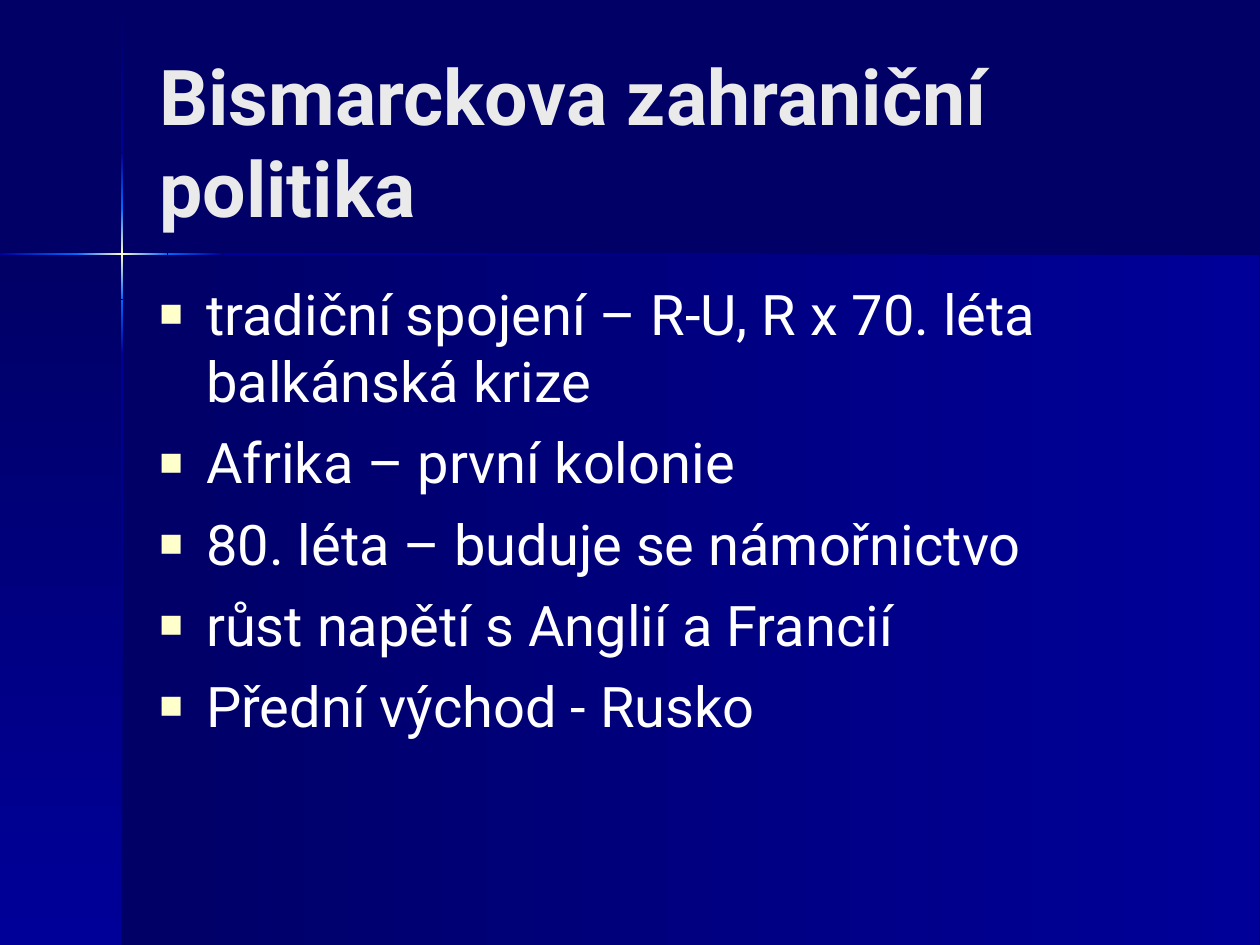
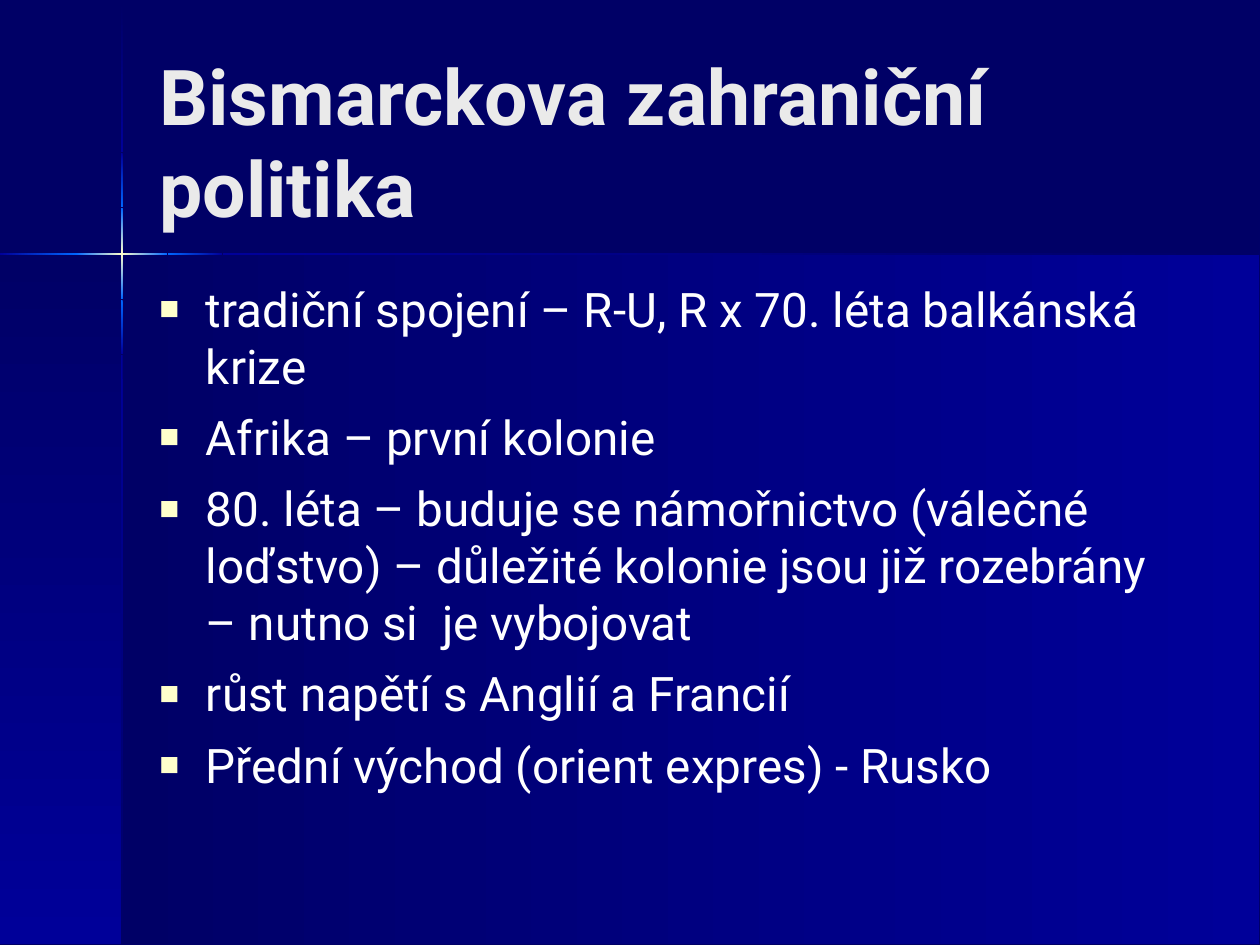
Before and after one commit to JiriKalvoda/zapisky, a slide deck: slide 21 of d/12-MezinarodniVztahy.ppt. Drawn at 1260x945 pixels with LibreOffice and Linux fonts; fonts in the diff are those of the drawing. Boxes give left, top, right and bottom in pixels: in the first picture for what was removed or moved away, otherwise in the second. Text is boxed around its words. In the diff, an @@ line names an element or a change of style, - is before the commit and + after.

```diff
--- a/d/12-MezinarodniVztahy.ppt
+++ b/d/12-MezinarodniVztahy.ppt
@@ freeform shape at [0,255,121,945]: outline redrawn @@
@@ freeform shape at [122,255,1259,945]: outline redrawn @@
@@ text at [206,291,1138,721]: size 32 to 27.2 pt in "tradiční spojení – R-U, R x 70. ...", "Afrika – první kolonie", "růst napětí s Anglií a Francií" @@
@@ text at [206,488,1147,650]: text changed; size 32 to 27.2 pt @@
-■ 80. léta – buduje se námořnictvo
+■ 80. léta – buduje se námořnictvo (válečné loďstvo) – důležité kolonie jsou již rozebrány – nutno si je vybojovat
@@ text at [206,745,991,794]: text changed; size 32 to 27.2 pt @@
-■ Přední východ - Rusko
+■ Přední východ (orient expres) - Rusko
```
Also in this commit, not shown: 33 other slides changed.
